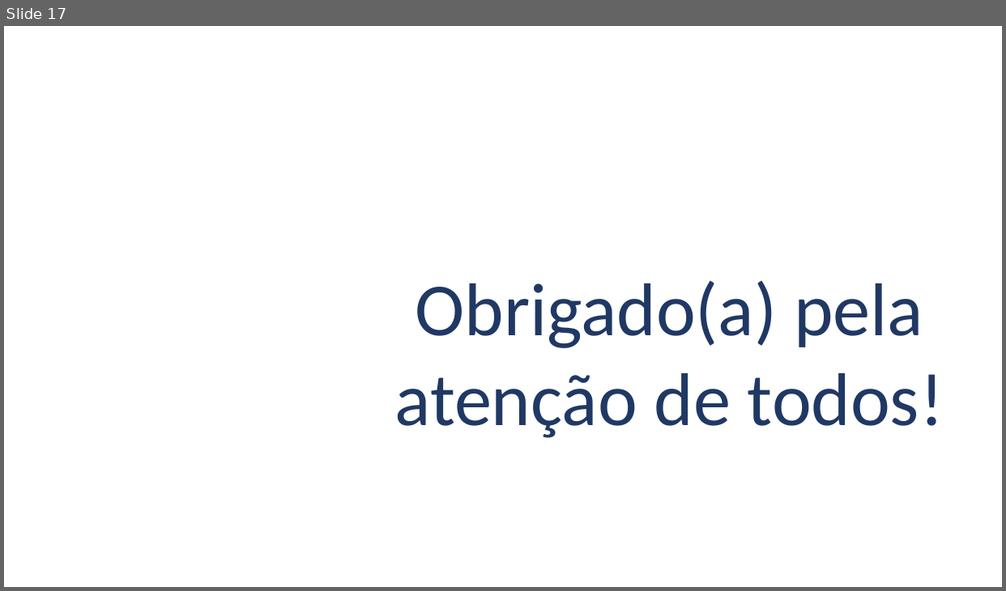
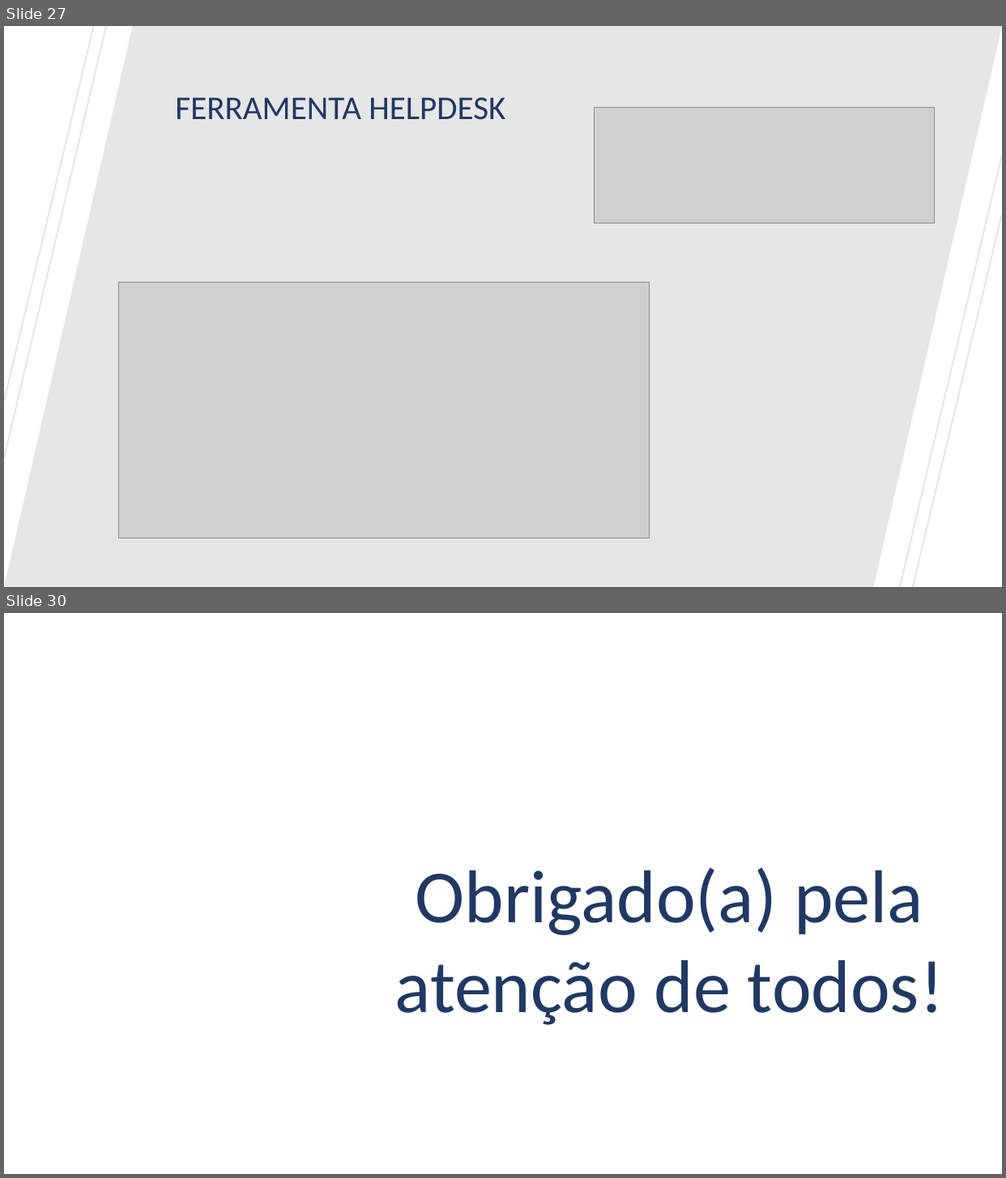
Before and after one commit to ewertonoliveira-dev/Projeto-Volt-Solar, a slide deck: ApresentaçãoPPT.pptx. Shown one above the other, each under a label of ours: slide 17 before the commit, slides 27 and 30 after it; the slides between them are not shown. The pictures are 1006x591 and 1006x1178 pixels, drawn with LibreOffice and Linux fonts; fonts in the diff are those of the drawing; grey boxes stand for pictures; background and template pictures are left out. Boxes give left, top, right and bottom in pixels: in the first picture for what was removed or moved away, otherwise in the second. Text is boxed around its words. In the diff, an @@ line names an element or a change of style, - is before the commit and + after.

```diff
--- a/ApresentaçãoPPT.pptx
+++ b/ApresentaçãoPPT.pptx
@@ slide 27 added at (4,26,1002,587), background picture (left out) @@
@@ parallelogram added at (4,26,1002,587), fill #E7E6E6 @@
@@ line added from (107, 26) to (4, 459), #E7E6E6 1.5 pt @@
@@ line added from (94, 26) to (4, 401), #E7E6E6 1.5 pt @@
@@ text added at (175,97,505,120), 32 pt, text #203864 @@
+FERRAMENTA HELPDESK
@@ picture added at (594,107,935,223) @@
@@ line added from (1002, 155) to (900, 587), #E7E6E6 1.5 pt @@
@@ line added from (1002, 214) to (912, 587), #E7E6E6 1.5 pt @@
@@ picture added at (118,283,650,539) @@
@@ what was slide 17 is now slide 30 @@
```
Also in this commit, not shown: 3 slides changed, 13 other slides added, 1 slide removed.
